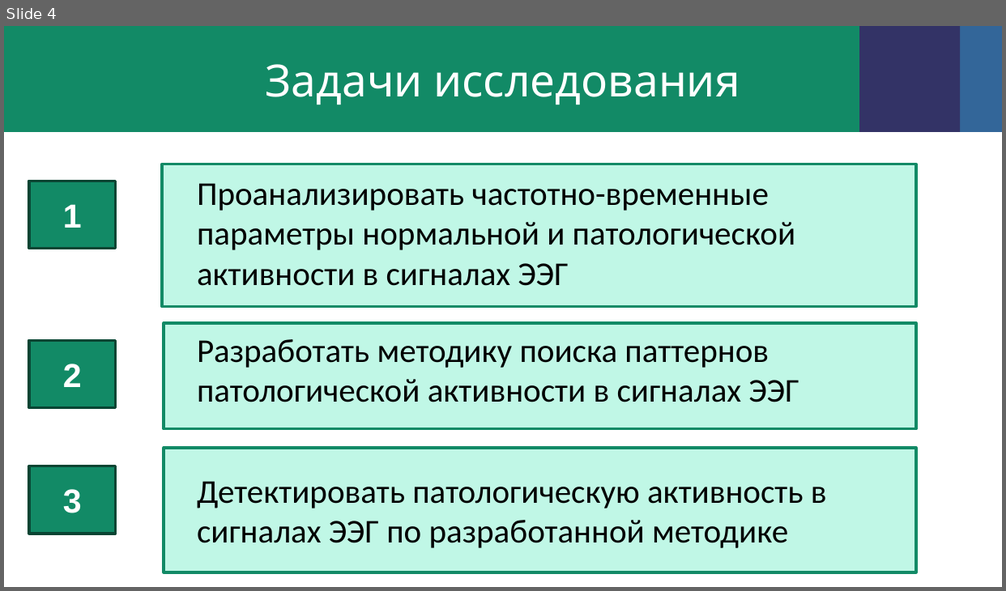
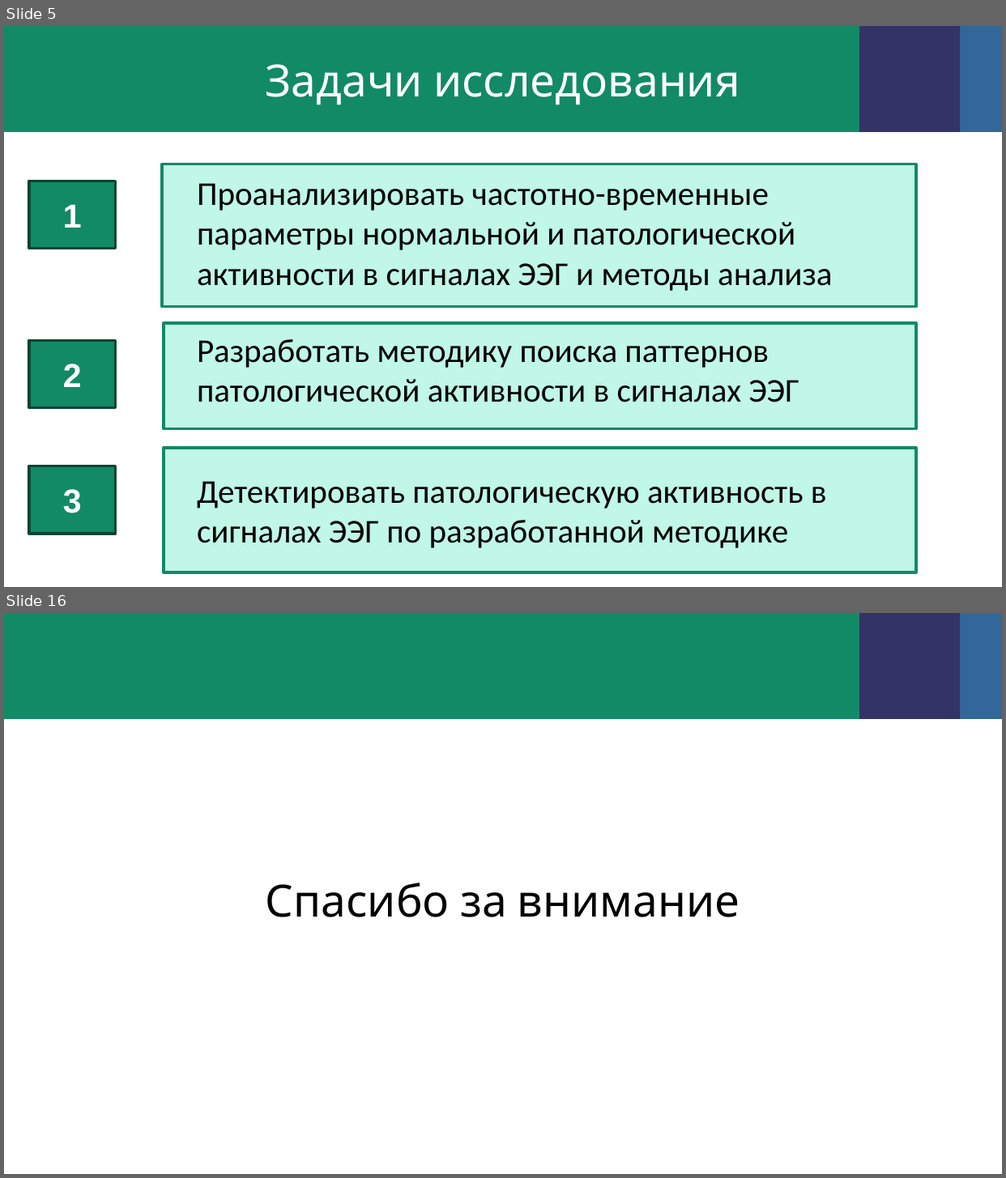
Before and after one commit to dina586/essay_eng, a slide deck: презентация.pptx. Shown one above the other, each under a label of ours: slide 4 before the commit, slides 5 and 16 after it; the slides between them are not shown. The pictures are 1006x591 and 1006x1178 pixels, drawn with LibreOffice and Linux fonts; fonts in the diff are those of the drawing; background and template pictures are left out. Boxes give left, top, right and bottom in pixels: in the first picture for what was removed or moved away, otherwise in the second. Text is boxed around its words. In the diff, an @@ line names an element or a change of style, - is before the commit and + after.

```diff
--- a/презентация.pptx
+++ b/презентация.pptx
@@ slide 16 added at [4,613,1002,1174], background picture (left out); not listed: 3 template elements that a slide beside it also shows @@
@@ text added at [266,883,739,918], 32 pt, text #000000 @@
+Спасибо за внимание
@@ what was slide 4 is now slide 5 @@
@@ slide 5 changed as well @@
@@ text at [197,183,832,291]: text changed @@
-Проанализировать частотно-временные параметры нормальной и патологической активности в сигналах ЭЭГ
+Проанализировать частотно-временные параметры нормальной и патологической активности в сигналах ЭЭГ и методы анализа
```
Also in this commit, not shown: 1 other slide changed, 12 other slides added, 2 slides removed, 21 other files.
